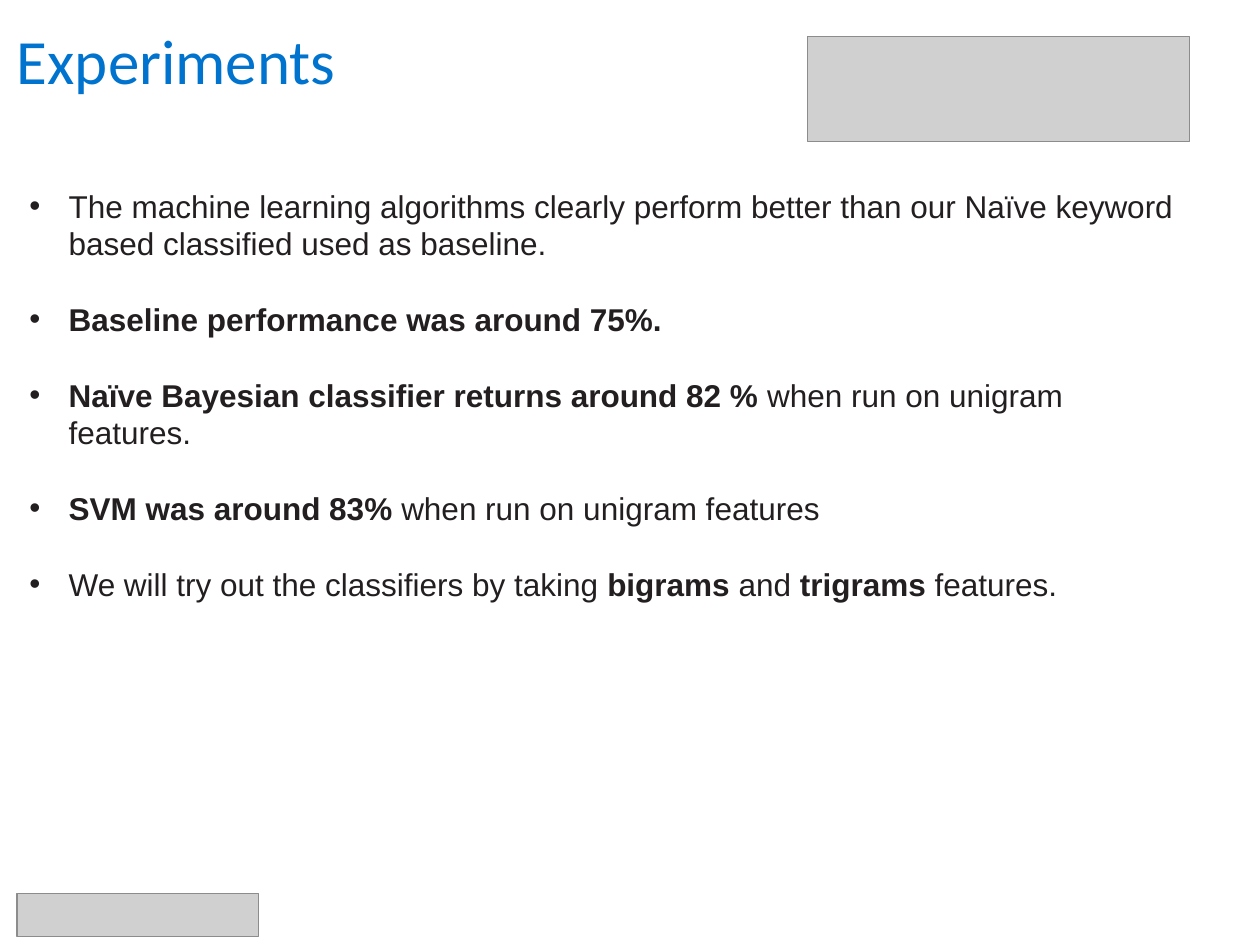
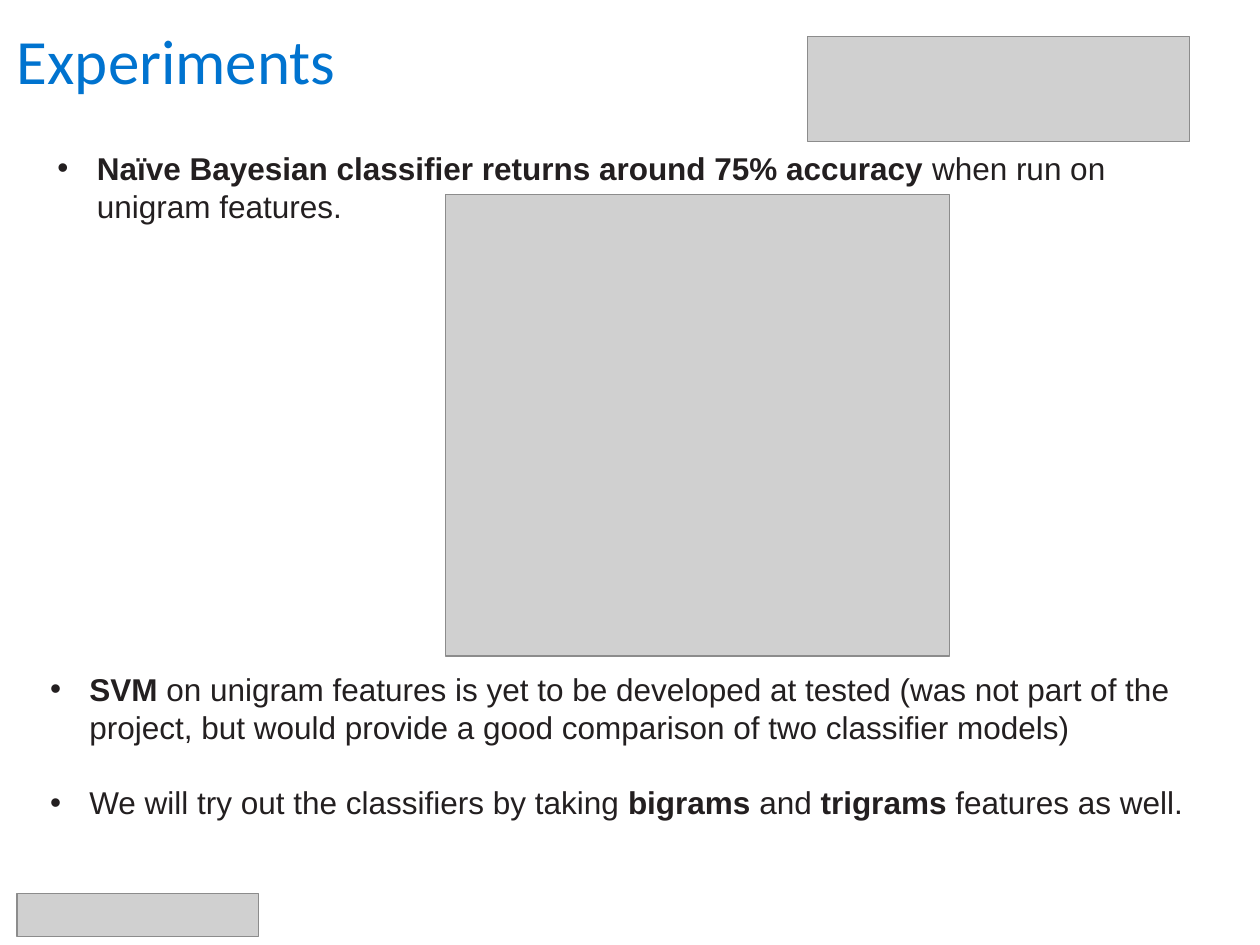
Before and after one commit to Pinak-Chakraborty/NLP-Proj-Spam-Ham, a slide deck: slide 7 of Spam Detection - Naive Bayesian Classifier v1 0.pptx (slide 11 before the commit). Drawn at 1260x945 pixels with LibreOffice and Linux fonts; fonts in the diff are those of the drawing; grey boxes stand for pictures; background and template pictures are left out. Boxes give left, top, right and bottom in pixels: in the first picture for what was removed or moved away, otherwise in the second. Text is boxed around its words. In the diff, an @@ line names an element or a change of style, - is before the commit and + after.

```diff
--- a/Spam Detection - Naive Bayesian Classifier v1 0.pptx
+++ b/Spam Detection - Naive Bayesian Classifier v1 0.pptx
@@ text at [97,157,1105,224]: text changed; bold on @@
-• The machine learning algorithms clearly perform better than our Naïve keyword based classified used as baseline.
-• Baseline performance was around 75%.
-• Naïve Bayesian classifier returns around 82 % when run on unigram features.
-• SVM was around 83% when run on unigram features
-• We will try out the classifiers by taking bigrams and trigrams features.
+• Naïve Bayesian classifier returns around 75% accuracy when run on unigram features.
@@ picture added at [446,194,950,655] @@
@@ text added at [89,678,1183,820], 18 pt, text #231F20 @@
+• SVM on unigram features is yet to be developed at tested (was not part of the project, but would provide a good comparison of two classifier models)
+• We will try out the classifiers by taking bigrams and trigrams features as well.
```
Also in this commit, not shown: 5 other slides changed, 6 slides removed.
